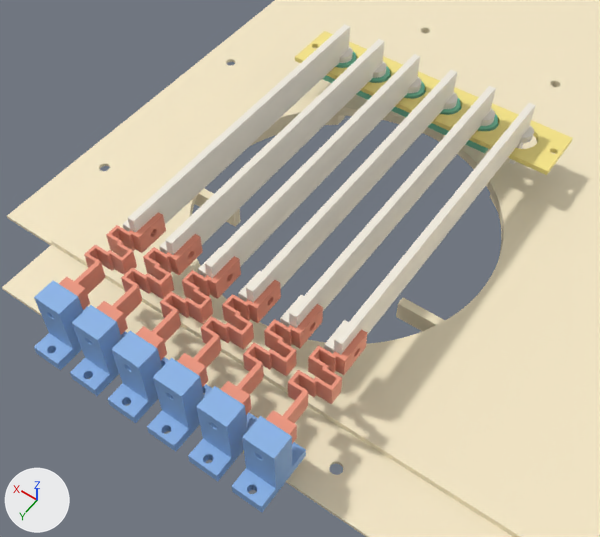
Renders of the Blender file Гитара_струны.blend from each side of a commit.
Camera for both pictures: a 50 mm lens placed at (-80.0, 799.1, 199.7), pointed at (-3.4, 691.9, 31.2). Every picture has the same lights, and +X, +Y and +Z are marked at lower left. The older version comes first.

Names of what the first picture shows: 'К_крышка_wn_(контекст)', 'гармошка_1', 'гармошка_3', 'гармошка_5', 'прижим_потенцев', 'столбик_0', 'столбик_1', 'столбик_2', 'столбик_3', 'столбик_4', 'столбик_5', 'струна_0', 'струна_1', 'струна_2', 'струна_3', 'струна_4', 'струна_5' and 8 more.
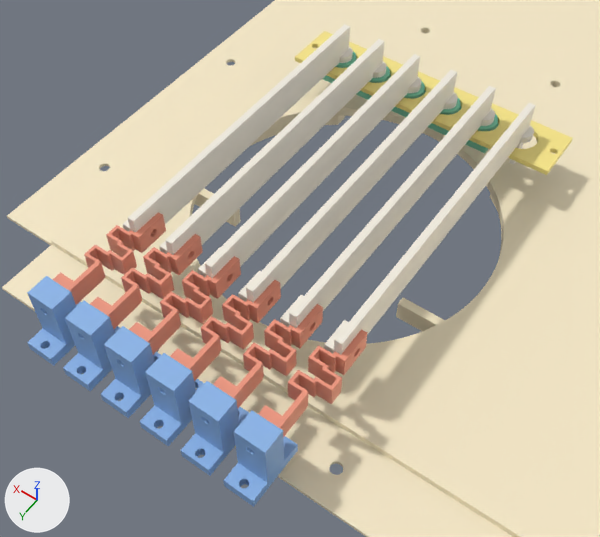
Boxes (x1, y1, x2, y2) around the edits, measured in the pictures (600 x 537 px; the box of a moved part takes in the faces that stretch with it):
'столбик_0', moved: before (232, 416, 306, 512); after (223, 410, 298, 507)
'столбик_1', moved: before (188, 386, 258, 481); after (181, 381, 249, 476)
'столбик_2', moved: before (147, 358, 212, 452); after (140, 353, 204, 446)
'столбик_3', moved: before (108, 331, 169, 423); after (101, 326, 161, 418)
'столбик_4', moved: before (70, 305, 127, 396); after (63, 300, 120, 391)
'гармошка_1', reshaped (7% wider, 6% shorter): before (220, 304, 323, 415); after (213, 304, 323, 408)
'столбик_5', moved: before (34, 280, 88, 370); after (27, 276, 81, 366)
'гармошка_3', reshaped (7% wider): before (136, 256, 241, 360); after (129, 256, 241, 355)
'гармошка_5', reshaped: before (59, 212, 166, 310); after (53, 212, 166, 305)
part 1 of me_gst_garm_025, moved or reshaped: before (220, 365, 262, 415); after (213, 366, 262, 408)
part 2 of me_gst_garm_027, moved or reshaped: before (136, 312, 180, 360); after (129, 313, 180, 355)
part 3 of me_gst_garm_029, moved or reshaped: before (59, 264, 104, 310); after (53, 264, 104, 305)

What the commit changed:
me_gst_garm_025 is used by ob_гармошка_1; location (-18.0, 711.0, 39.5).
me_gst_garm_025 had 585 vertices, 1178 faces and spanned x -4.4..4.4, y -4.0..26.5, z 0.0..6.0.
me_gst_garm_025 now has 576 vertices, 1156 faces and spans x -4.4..5.0, y -4.0..26.5, z 0.0..6.0.
me_gst_garm_025 part 1: 3 vertices moved from x 0.6, y 23.4..23.5, z 2.4..3.5 to x 2.4, y 23.5..26.5, z 2.2..3.8; 264 vertices removed from x -3.0..3.0, y 23.4..26.5, z 0.0..6.0; 255 vertices added at x -0.6..5.0, y 23.5..26.5, z 0.0..6.0.
me_gst_garm_027 is used by ob_гармошка_3; location (6.0, 711.0, 39.5).
me_gst_garm_027 had 585 vertices, 1178 faces and spanned x -4.4..4.4, y -4.0..26.5, z 0.0..6.0.
me_gst_garm_027 now has 576 vertices, 1156 faces and spans x -4.4..5.0, y -4.0..26.5, z 0.0..6.0.
me_gst_garm_027 part 2: 3 vertices moved from x 0.6, y 23.4..23.5, z 2.4..3.5 to x 2.4, y 23.5..26.5, z 2.2..3.8; 264 vertices removed from x -3.0..3.0, y 23.4..26.5, z 0.0..6.0; 255 vertices added at x -0.6..5.0, y 23.5..26.5, z 0.0..6.0.
me_gst_garm_029 is used by ob_гармошка_5; location (30.0, 711.0, 39.5).
me_gst_garm_029 had 585 vertices, 1178 faces and spanned x -4.4..4.4, y -4.0..26.5, z 0.0..6.0.
me_gst_garm_029 now has 576 vertices, 1156 faces and spans x -4.4..5.0, y -4.0..26.5, z 0.0..6.0.
me_gst_garm_029 part 3: 3 vertices moved from x 0.6, y 23.4..23.5, z 2.4..3.5 to x 2.4, y 23.5..26.5, z 2.2..3.8; 264 vertices removed from x -3.0..3.0, y 23.4..26.5, z 0.0..6.0; 255 vertices added at x -0.6..5.0, y 23.5..26.5, z 0.0..6.0.
Object 'столбик_0' (ob_столбик_0) moves from (-30.0, 740.5, 29.0) to (-27.8, 740.5, 29.0).
Object 'столбик_1' (ob_столбик_1) moves from (-18.0, 740.5, 29.0) to (-15.8, 740.5, 29.0).
Object 'столбик_2' (ob_столбик_2) moves from (-6.0, 740.5, 29.0) to (-3.8, 740.5, 29.0).
Object 'столбик_3' (ob_столбик_3) moves from (6.0, 740.5, 29.0) to (8.2, 740.5, 29.0).
Object 'столбик_4' (ob_столбик_4) moves from (18.0, 740.5, 29.0) to (20.2, 740.5, 29.0).
Object 'столбик_5' (ob_столбик_5) moves from (30.0, 740.5, 29.0) to (32.2, 740.5, 29.0).
